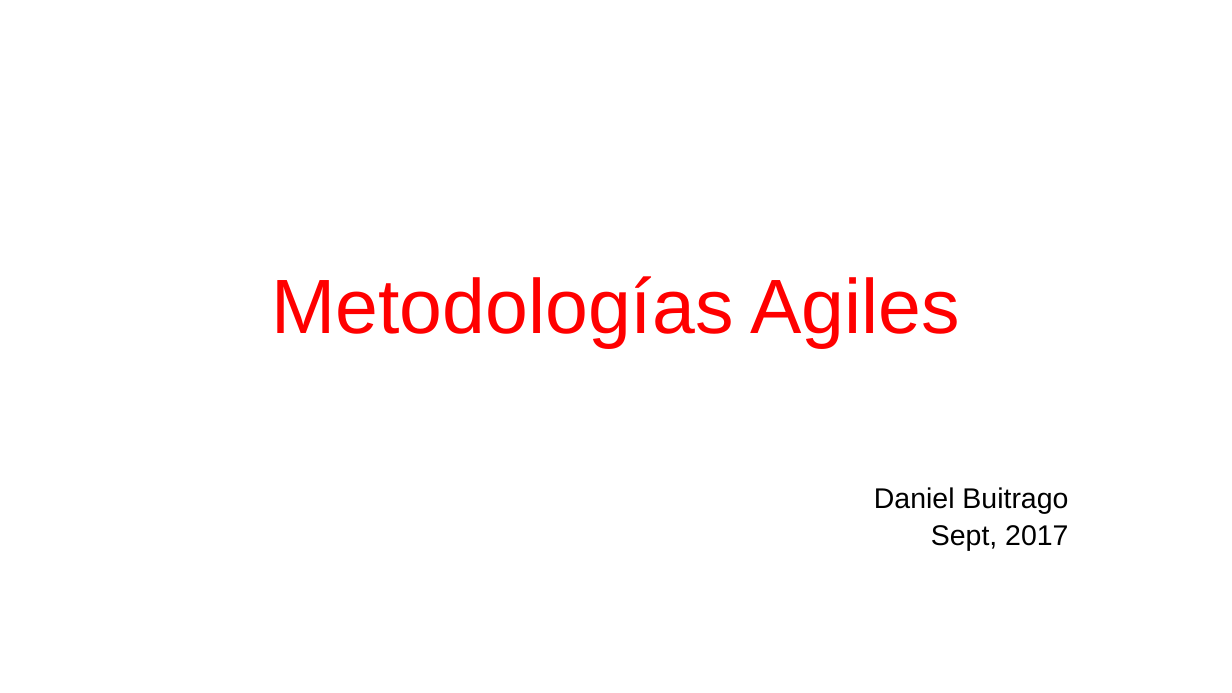
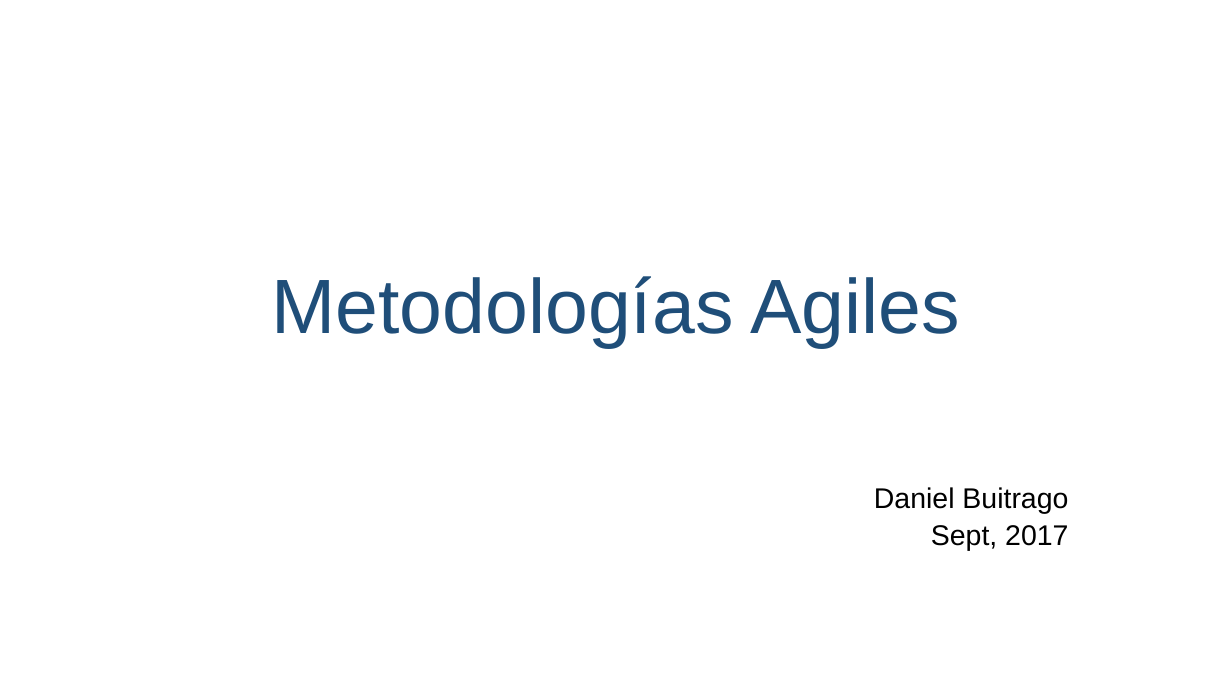
Before and after one commit to daniiel/cursos, a slide deck: slide 1 of Scrum/introduccion a scrum.pptx. Drawn at 1232x693 pixels with LibreOffice and Linux fonts; fonts in the diff are those of the drawing. Boxes give left, top, right and bottom in pixels: in the first picture for what was removed or moved away, otherwise in the second. Text is boxed around its words. In the diff, an @@ line names an element or a change of style, - is before the commit and + after.

```diff
--- a/Scrum/introduccion a scrum.pptx
+++ b/Scrum/introduccion a scrum.pptx
@@ title "Metodologías Agiles" at (271, 276, 961, 348): text colour #FF0000 to #1F4E79 @@
```
Also in this commit, not shown: 16 other slides changed, 2 slides removed, 4 other files.
